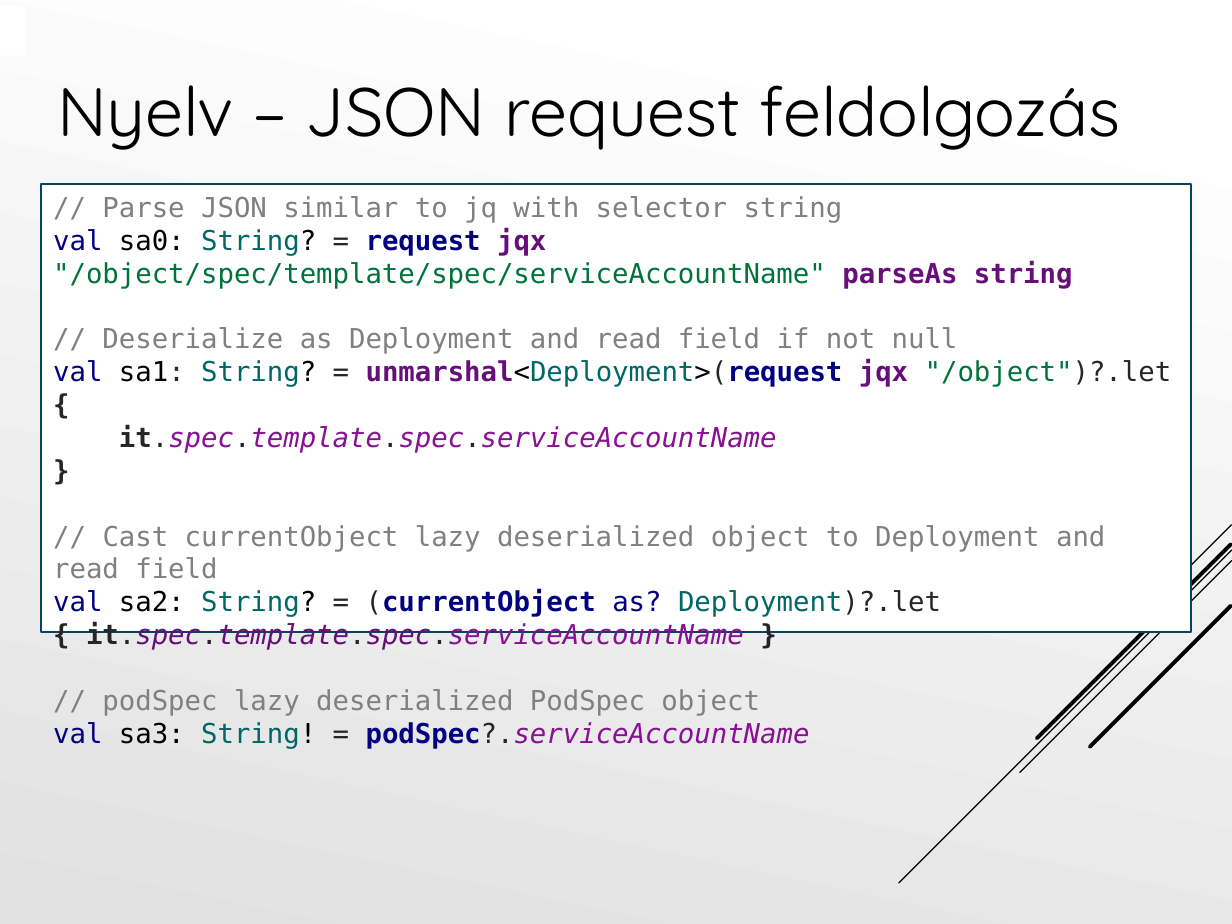
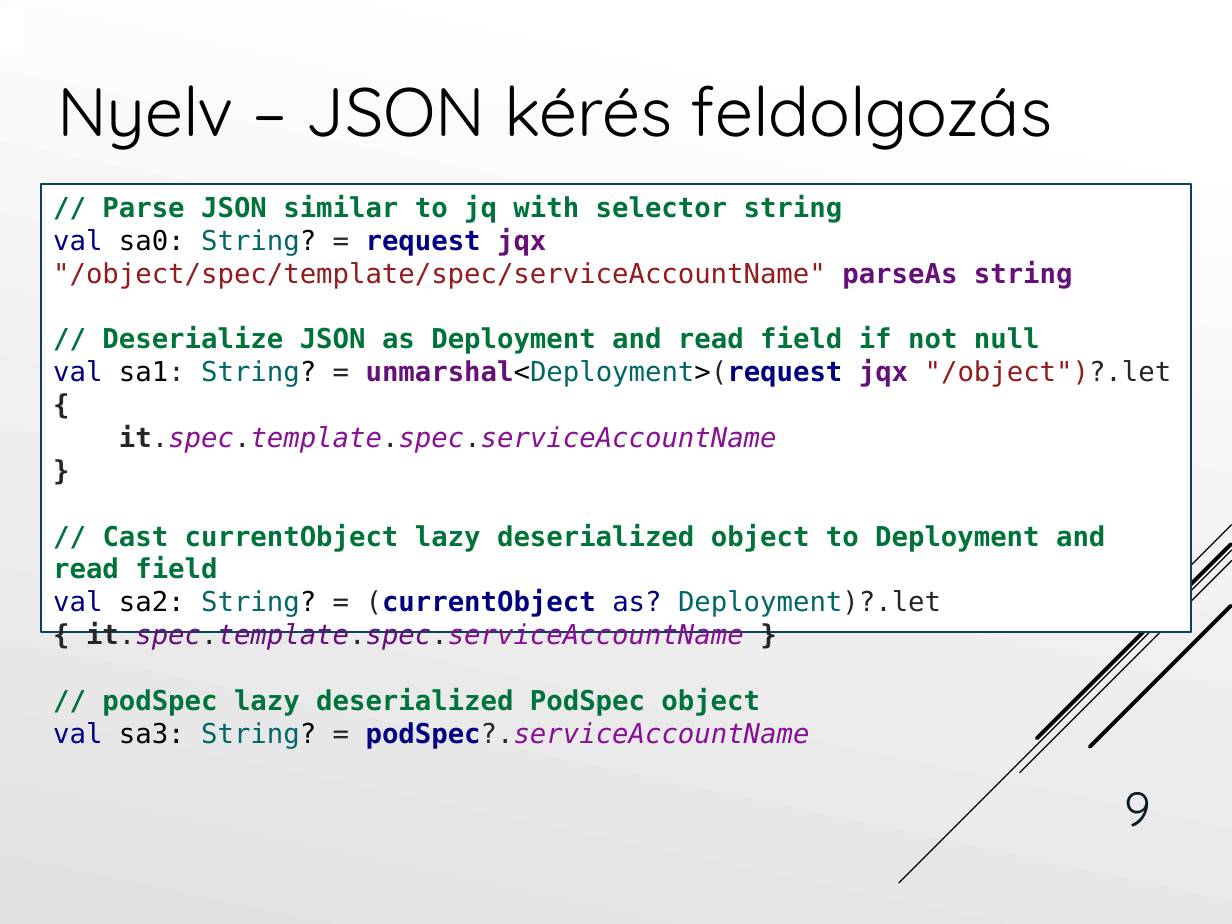
Before and after one commit to Tiegris/KonstrainR, a slide deck: slide 9 of ppt/prezi.pptx. Drawn at 1232x924 pixels with LibreOffice and Linux fonts; fonts in the diff are those of the drawing. Boxes give left, top, right and bottom in pixels: in the first picture for what was removed or moved away, otherwise in the second. Text is boxed around its words. In the diff, an @@ line names an element or a change of style, - is before the commit and + after.

```diff
--- a/ppt/prezi.pptx
+++ b/ppt/prezi.pptx
@@ title at (57,85,1052,150): text changed @@
-Nyelv – JSON request feldolgozás
+Nyelv – JSON kérés feldolgozás
@@ text in rectangle at (53,195,1105,579): text colour #808080 to #00733B, bold on in "// Parse JSON similar to jq with ...", "// Cast currentObject lazy deserialized object to ..."; text colour #00733B to #941A1B in ""/object/spec/template/spec/serviceAccountName"" @@
@@ text in rectangle at (53,327,1172,387): text changed; text colour #808080 to #00733B; bold on @@
-// Deserialize as Deployment and read field if not null
-val sa1: String? = unmarshal<Deployment>(request jqx "/object")?.let {
+// Deserialize JSON as Deployment and read field if not null
+val sa1: String? = unmarshal<Deployment>(request jqx "/object")?.let {
@@ text in rectangle at (53,688,810,749): text changed; text colour #808080 to #00733B; bold on @@
-// podSpec lazy deserialized PodSpec object
-val sa3: String! = podSpec?.serviceAccountName
+// podSpec lazy deserialized PodSpec object
+val sa3: String? = podSpec?.serviceAccountName
@@ page number added at (1124,792,1151,827), 28 pt, text #0D1B25 @@
+9
```
Also in this commit, not shown: 15 other slides changed, 6 slides added, 2 slides removed.
